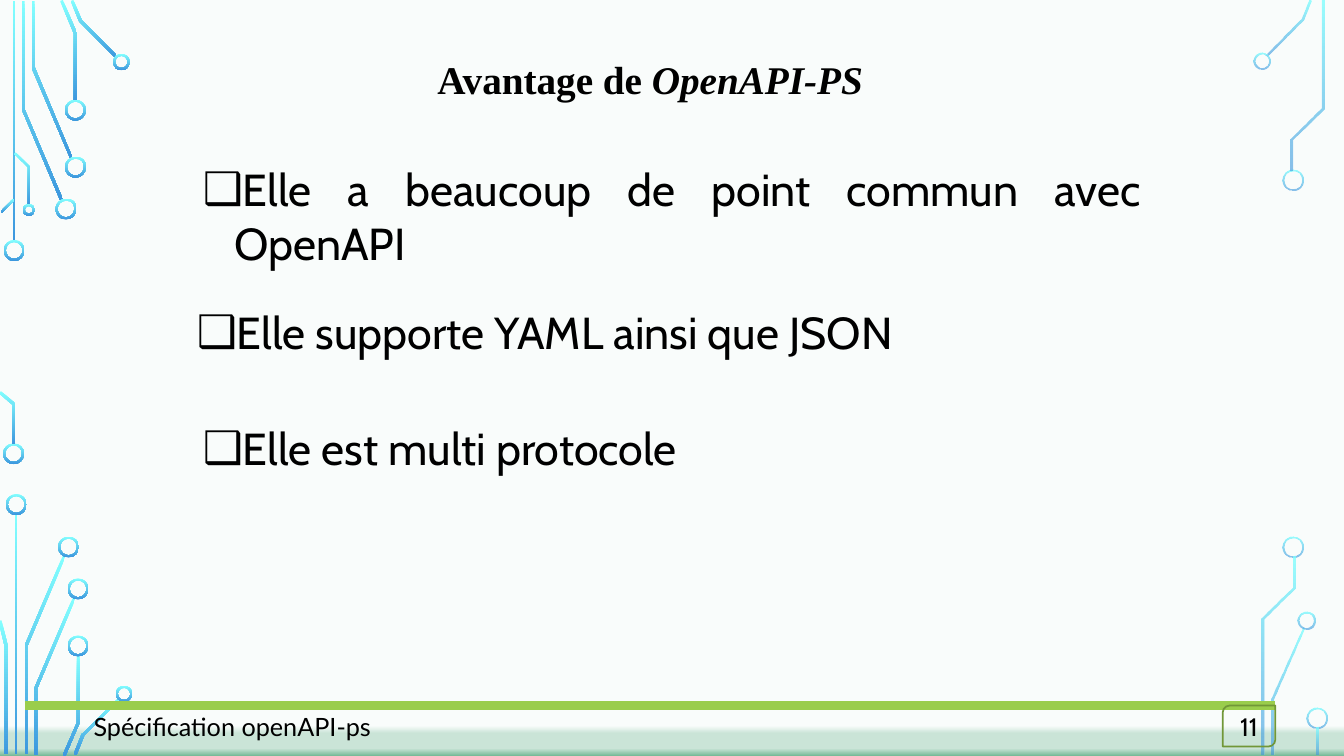
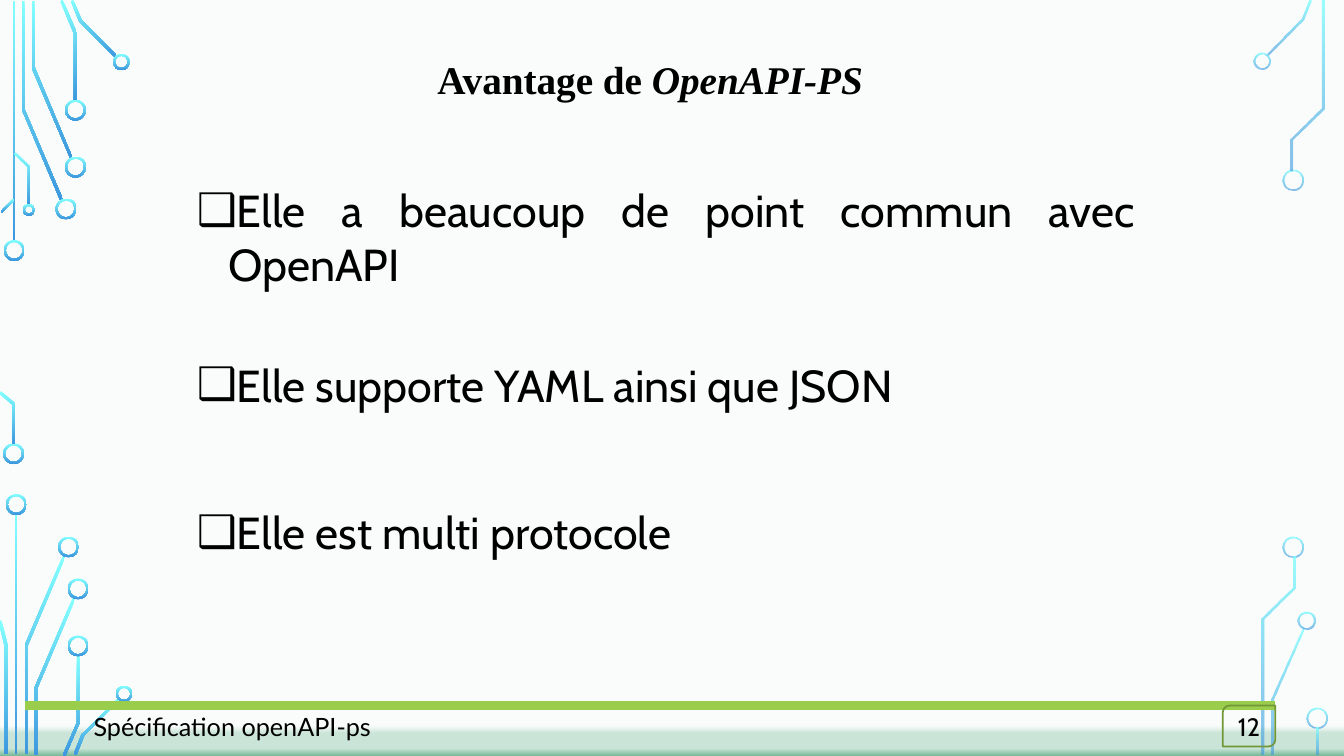
Before and after one commit to OA-Souleymane/MyGitHub-Files, a slide deck: slide 12 of Chapitres/mémoire/diapoMemoire.pptx (slide 11 before the commit). Drawn at 1344x756 pixels with LibreOffice and Linux fonts; fonts in the diff are those of the drawing; background and template pictures are left out. Boxes give left, top, right and bottom in pixels: in the first picture for what was removed or moved away, otherwise in the second. Text is boxed around its words. In the diff, an @@ line names an element or a change of style, - is before the commit and + after.

```diff
--- a/Chapitres/mémoire/diapoMemoire.pptx
+++ b/Chapitres/mémoire/diapoMemoire.pptx
@@ text "Elle a beaucoup de point ...": place and size @@
-text "Elle a beaucoup de point ..." at box(234, 172, 1141, 270)
+text "Elle a beaucoup de point ..." at box(228, 193, 1135, 291)
@@ text "Elle supporte YAML ainsi que ...": place and size @@
-text "Elle supporte YAML ainsi que ..." at box(237, 315, 893, 359)
+text "Elle supporte YAML ainsi que ..." at box(237, 368, 893, 412)
@@ text "Elle est multi protocole": place and size @@
-text "Elle est multi protocole" at box(243, 431, 677, 475)
+text "Elle est multi protocole" at box(237, 515, 671, 560)
@@ text in round diag rect at box(1238, 715, 1260, 736): text changed @@
-11
+12
```
Also in this commit, not shown: 8 other slides changed, 8 slides added, 2 other files.
